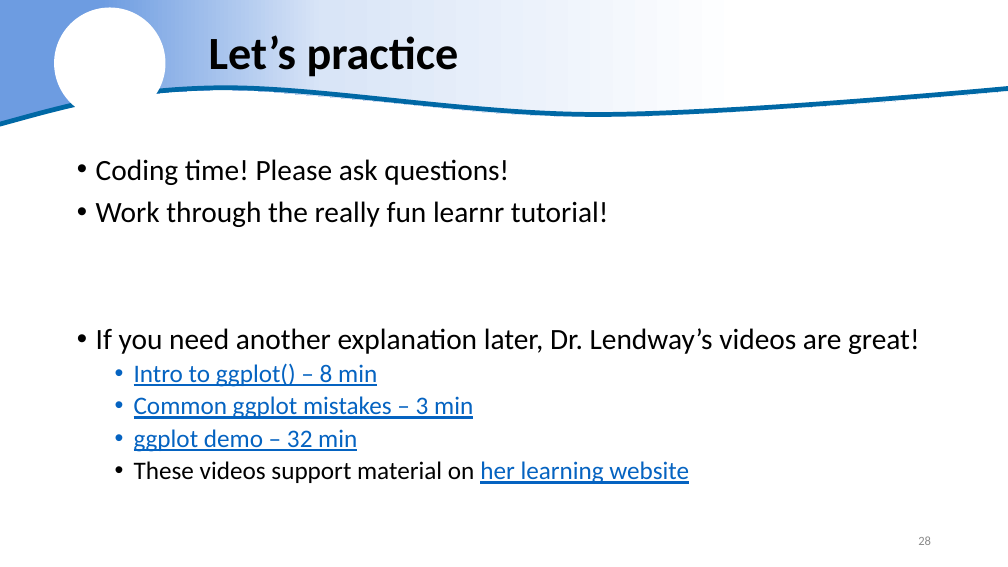
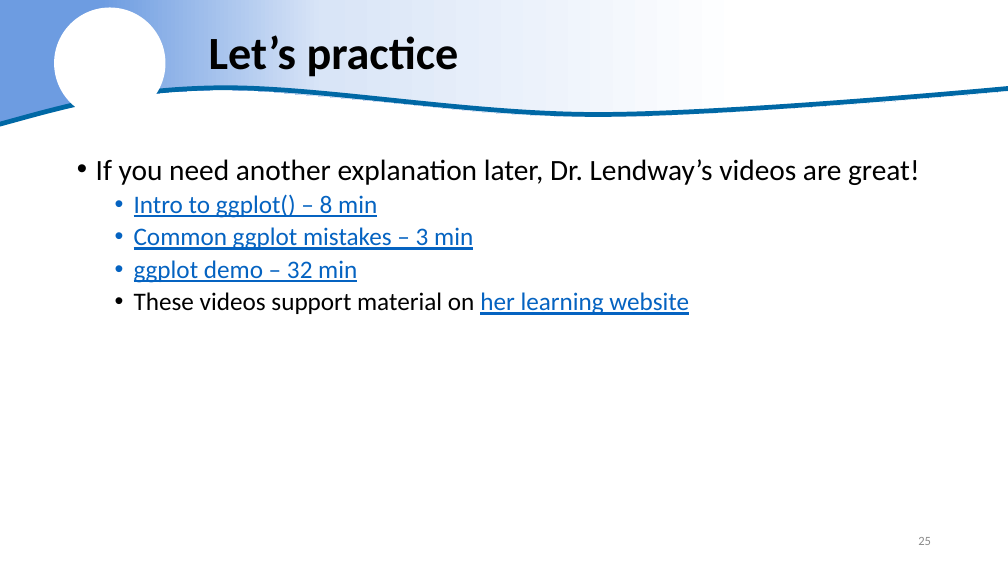
Before and after one commit to justinpriest/ADFG_R_Intro_Workshop, a slide deck: slide 25 of presentations/7 - Amazing Charts & How to Make Them.pptx (slide 28 before the commit). Drawn at 1008x567 pixels with LibreOffice and Linux fonts; fonts in the diff are those of the drawing; background and template pictures are left out. Boxes give left, top, right and bottom in pixels: in the first picture for what was removed or moved away, otherwise in the second. Text is boxed around its words. In the diff, an @@ line names an element or a change of style, - is before the commit and + after.

```diff
--- a/presentations/7 - Amazing Charts & How to Make Them.pptx
+++ b/presentations/7 - Amazing Charts & How to Make Them.pptx
@@ text at (96, 159, 609, 227): paragraphs removed @@
-• Coding time! Please ask questions!
-• Work through the really fun learnr tutorial!
```
Also in this commit, not shown: 4 other slides changed, 3 slides added.
